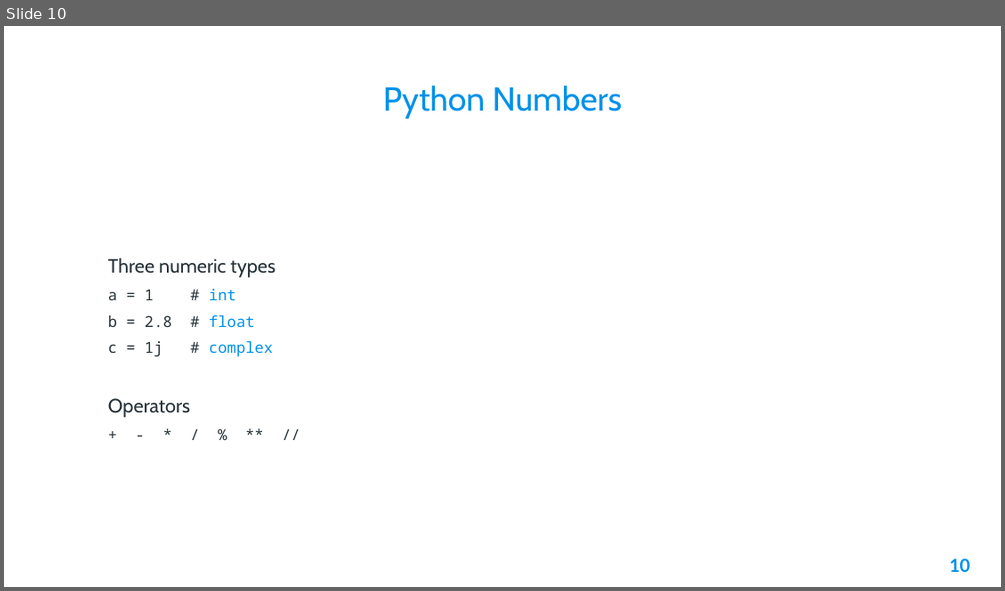
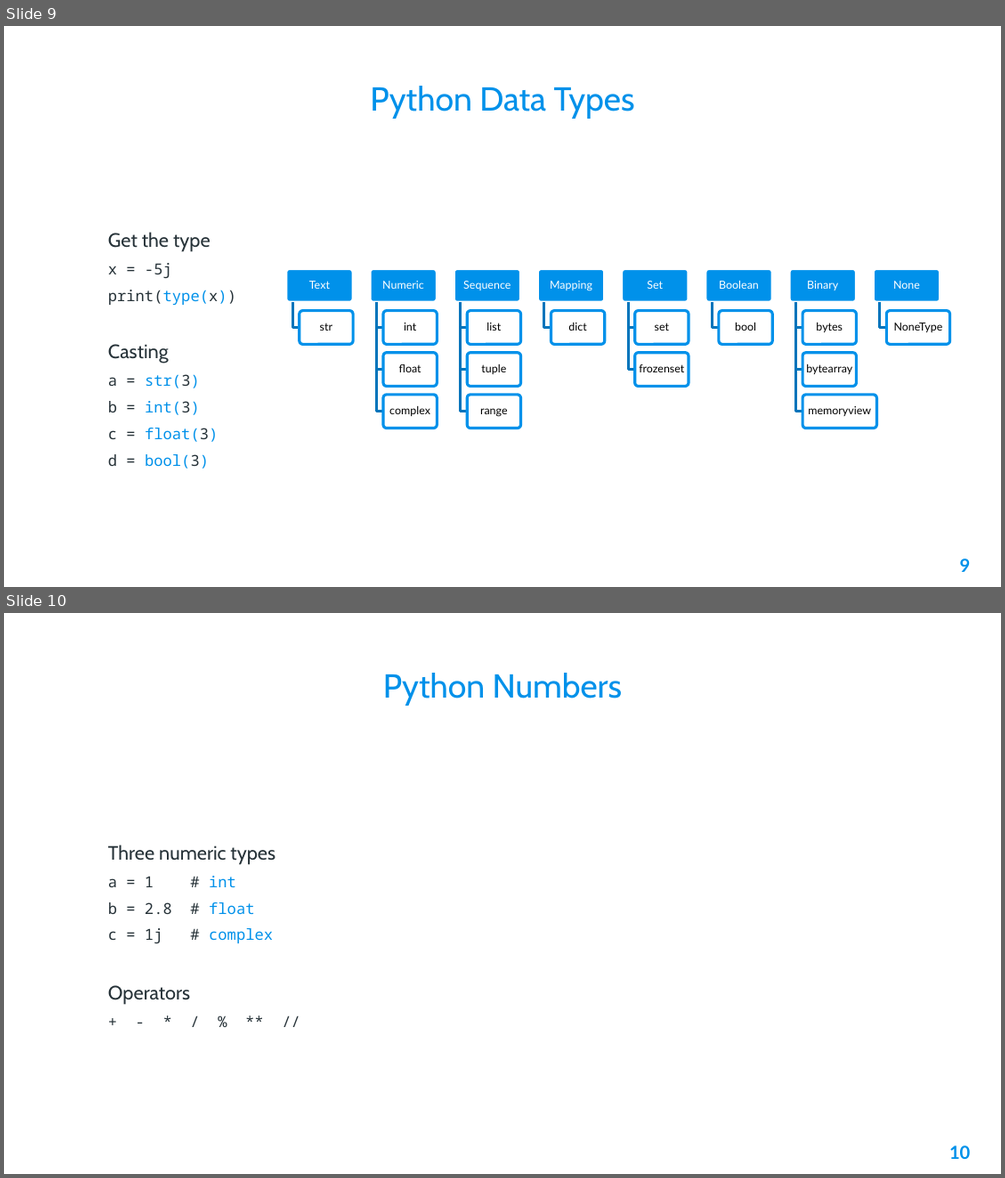
Before and after one commit to AleeRezaa/learn-python, a slide deck: Python.pptx. Shown one above the other, each under a label of ours: slide 10 before the commit, slides 9 and 10 after it. The pictures are 1005x591 and 1005x1178 pixels, drawn with LibreOffice and Linux fonts; fonts in the diff are those of the drawing; background and template pictures are left out. Boxes give left, top, right and bottom in pixels: in the first picture for what was removed or moved away, otherwise in the second. Text is boxed around its words. In the diff, an @@ line names an element or a change of style, - is before the commit and + after.

```diff
--- a/Python.pptx
+++ b/Python.pptx
@@ slide 9 added at (4,26,1001,587), background picture (left out) @@
@@ title added at (370,86,635,119), 24 pt, text #0091EA @@
+Python Data Types
@@ text added at (108,232,236,468), 11 pt, text #263238 @@
+Get the type
+x = -5j
+print(type(x))
+Casting
+a = str(3)
+b = int(3)
+c = float(3)
+d = bool(3)
@@ group added at (286,268,950,428): 23 rounded rectangles, 23 texts, 15 freeform shapes @@
+Text
+str
+Numeric
+int
+float
+complex
+Sequence
+list
+tuple
+range
+Mapping
+dict
+Set
+set
+frozenset
+Boolean
+bool
+Binary
+bytes
+bytearray
+memoryview
+None
+NoneType
@@ page number added at (960,558,971,572), 13 pt, text #0091EA, bold @@
+9
```
Also in this commit, not shown: 10 slides changed, 3 slides removed.
